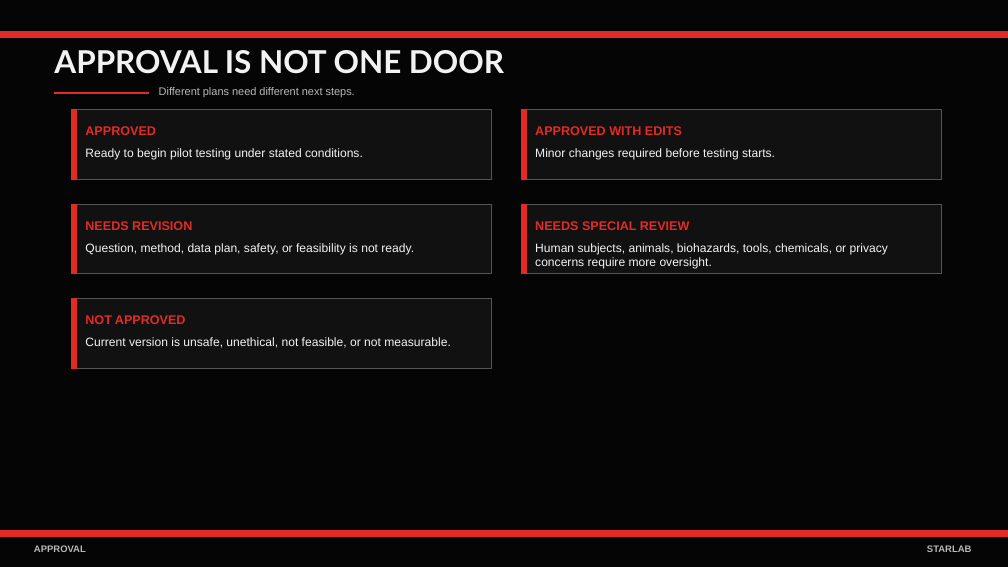
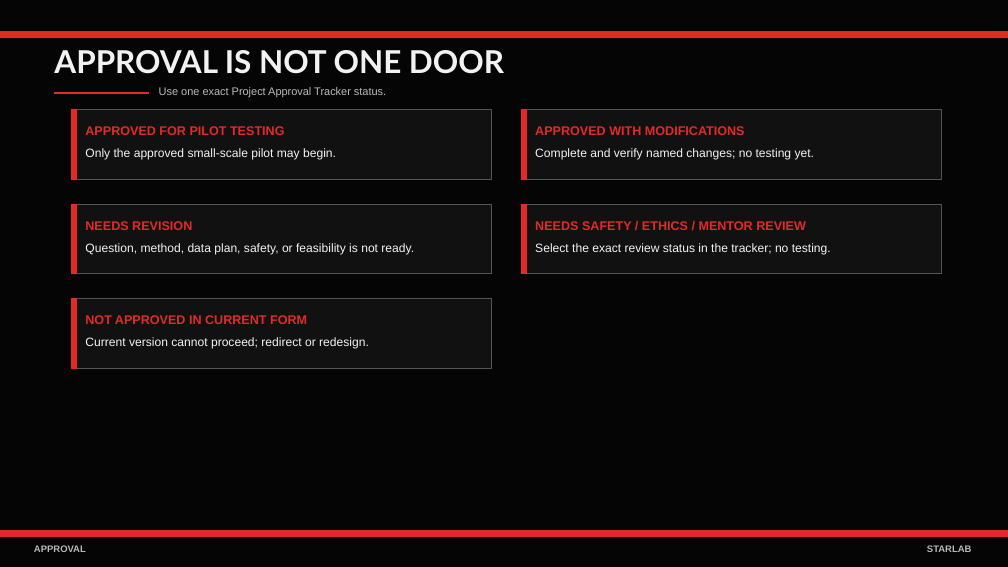
Before and after one commit to brianhageman/starlab, a slide deck: slide 16 of STARLAB_Slide_Decks_All/05_Building_a_Formal_Research_Plan_2.0.pptx. Drawn at 1008x567 pixels with LibreOffice and Linux fonts; fonts in the diff are those of the drawing. Boxes give left, top, right and bottom in pixels: in the first picture for what was removed or moved away, otherwise in the second. Text is boxed around its words. In the diff, an @@ line names an element or a change of style, - is before the commit and + after.

Commit message:
Standardize project approval status taxonomy

```diff
--- a/STARLAB_Slide_Decks_All/05_Building_a_Formal_Research_Plan_2.0.pptx
+++ b/STARLAB_Slide_Decks_All/05_Building_a_Formal_Research_Plan_2.0.pptx
@@ text at box(159, 87, 386, 97): text changed @@
-Different plans need different next steps.
+Use one exact Project Approval Tracker status.
@@ text at box(85, 126, 285, 135): text changed @@
-APPROVED
+APPROVED FOR PILOT TESTING
@@ text at box(85, 148, 336, 160): text changed @@
-Ready to begin pilot testing under stated conditions.
+Only the approved small-scale pilot may begin.
@@ text at box(535, 126, 745, 135): text changed @@
-APPROVED WITH EDITS
+APPROVED WITH MODIFICATIONS
@@ text at box(535, 148, 814, 160): text changed @@
-Minor changes required before testing starts.
+Complete and verify named changes; no testing yet.
@@ text at box(535, 221, 806, 230): text changed @@
-NEEDS SPECIAL REVIEW
+NEEDS SAFETY / ETHICS / MENTOR REVIEW
@@ text at box(535, 243, 831, 255): text changed @@
-Human subjects, animals, biohazards, tools, chemicals, or privacy concerns require more oversight.
+Select the exact review status in the tracker; no testing.
@@ text at box(85, 315, 307, 324): text changed @@
-NOT APPROVED
+NOT APPROVED IN CURRENT FORM
@@ text at box(85, 337, 369, 349): text changed @@
-Current version is unsafe, unethical, not feasible, or not measurable.
+Current version cannot proceed; redirect or redesign.
```
Also in this commit, not shown: 9 other files.
